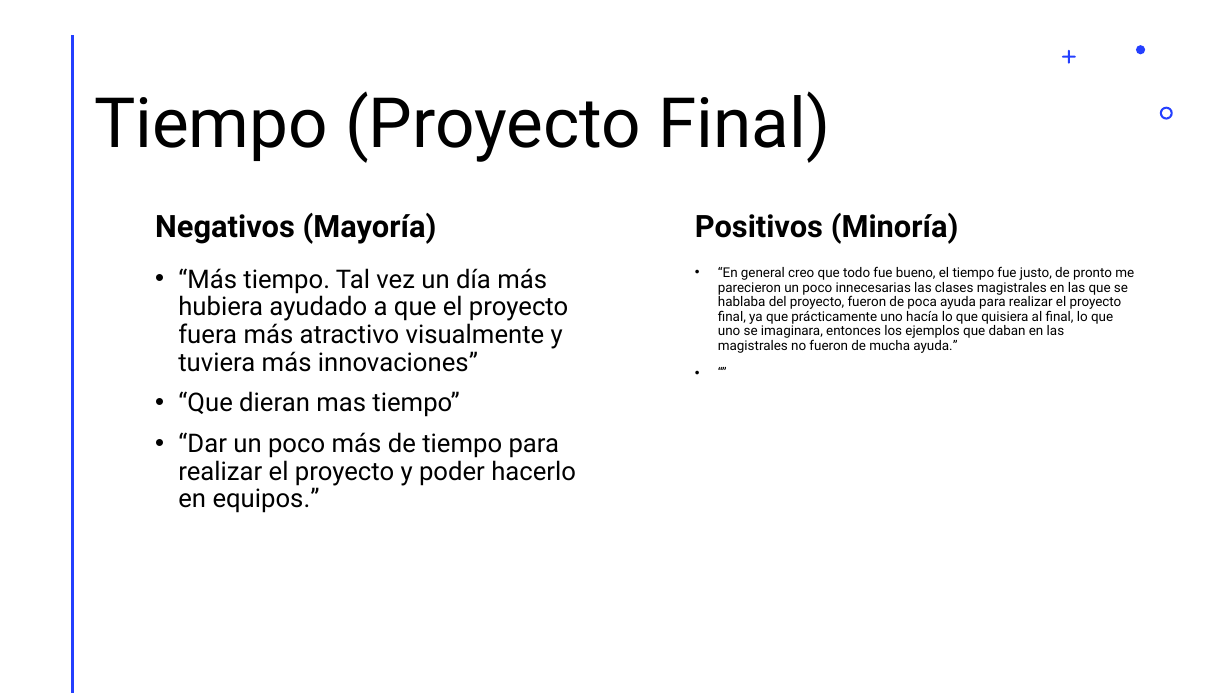
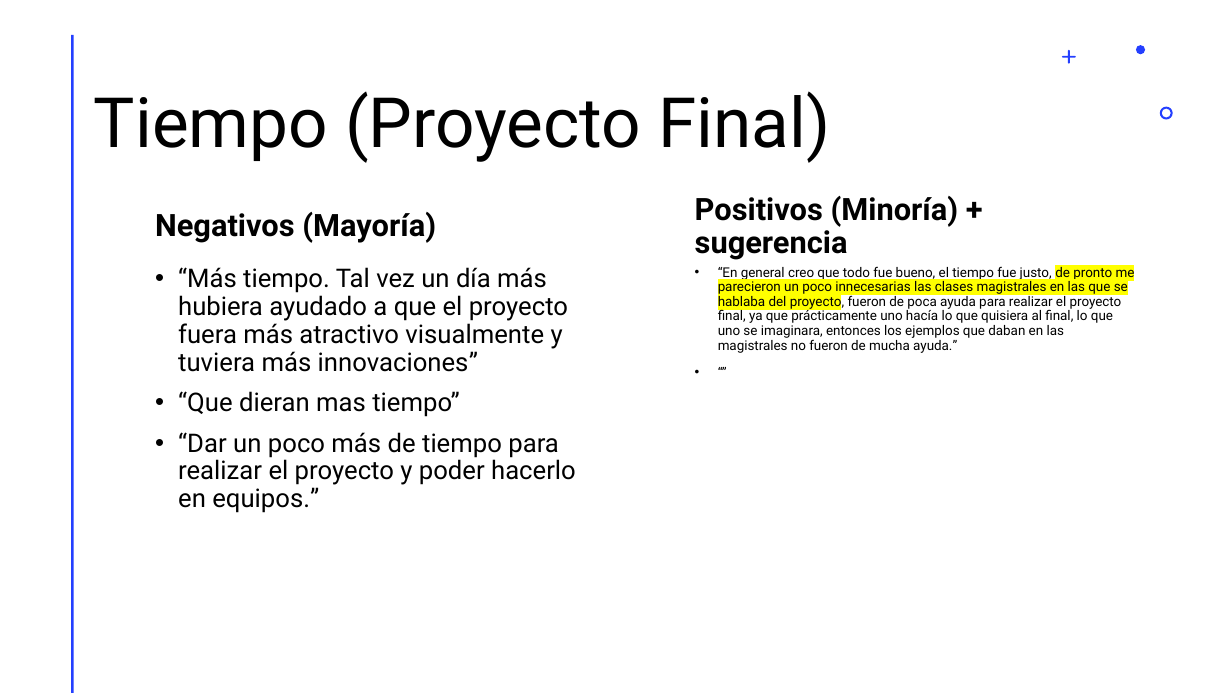
Before and after one commit to legadoTIC/DataAnalysis-2023, a slide deck: slide 2 of PRESENTATION/Ideas plasmadas en la encuesta.pptx. Drawn at 1232x693 pixels with LibreOffice and Linux fonts; fonts in the diff are those of the drawing. Boxes give left, top, right and bottom in pixels: in the first picture for what was removed or moved away, otherwise in the second. Text is boxed around its words. In the diff, an @@ line names an element or a change of style, - is before the commit and + after.

```diff
--- a/PRESENTATION/Ideas plasmadas en la encuesta.pptx
+++ b/PRESENTATION/Ideas plasmadas en la encuesta.pptx
@@ text at bbox=[695, 196, 959, 260]: text changed @@
-Positivos (Minoría)
+Positivos (Minoría) + sugerencia
@@ text "“En general creo que todo ..." at bbox=[718, 264, 1135, 353]: highlight none to #FFFF00 in "de pronto me parecieron un poco innecesarias ..." @@
```
Also in this commit, not shown: 6 other slides changed.
